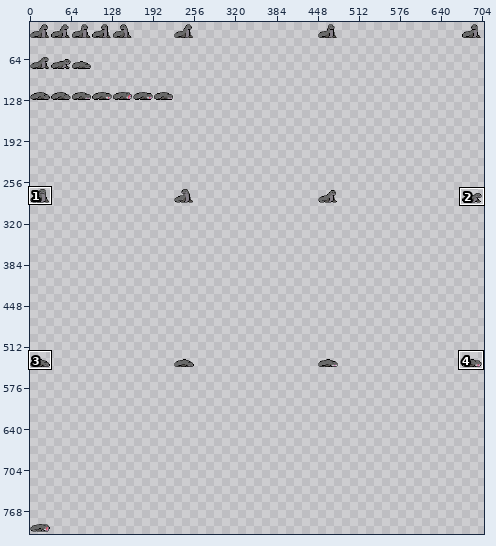
File history of a sprite sheet, assets/aseprite/seal.png. The picture above shows the old version from afar; the outline marks the close-up.
Close-up. As it was:
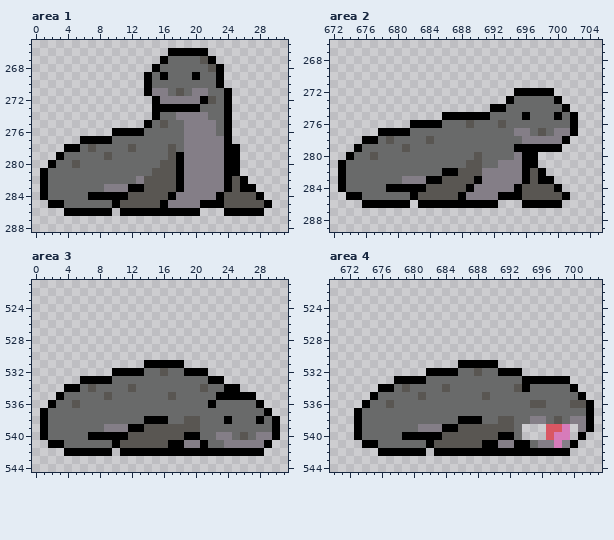
The file is 896x1024 pixels. Shown: area 1: x 0..31, y 265..288; area 2: x 672..705, y 266..289; area 3: x 0..31, y 521..544; area 4: x 670..703, y 521..544. The wide view leaves out empty margins. The commit also changed other parts of the picture, which this record leaves out.
New version:
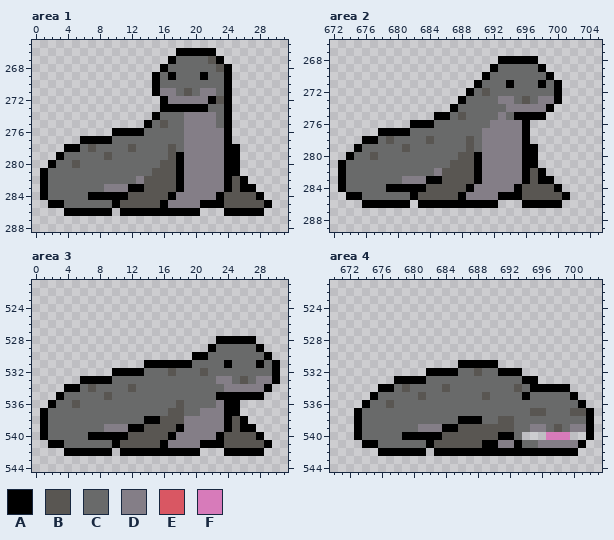
Palette (. is transparent): A #000000  B #595652  C #696a6a  D #847e87  E #d95763  F #d77bba
Diff:
Area 1:
y 266: x 17 A -> .; x 22 . -> A
y 267: x 16..17 AC -> .A; x 21..23 BA. -> CBA
y 268: x 15..16 AC -> .A; x 22..24 BA. -> CBA
y 269: x 14..17 ACAC -> .ACA; x 20..21 AC -> CA; x 23..24 A. -> CA
y 270: x 14..15 AC -> .A; x 23..24 A. -> CA
y 271: x 14..15 AD -> .A; x 17..20 CBCD -> DCBC; x 22 C -> D
y 272: x 15..16 AD -> .A; x 21..23 ABC -> DAB
y 273: x 15 A -> .; x 21 C -> A
y 274: x 18 D -> C; x 22 C -> D
y 276: x 23 C -> D
Area 2:
y 268: x 693..697 ..... -> AAAAA
y 269: x 692..698 ....... -> ACCCCCA
y 270: x 691..699 ......... -> ACCCCCCCA
y 271: x 690..700 ........... -> ACCCACCCACA
y 272: x 689..700 ......AAAAA. -> ACBCCCCCCCCA
y 273: x 688..694 ......A -> ACCCCDD; x 696 C -> B; x 698..699 CC -> DD
y 274: x 687..701 .....AACCCCCCCA -> ACCCCCCDDDDDA..
y 275: x 685 . -> A; x 687..691 AAAAA -> CBCCC; x 693 C -> D; x 695 C -> A; x 697..702 CCCACA -> AA....
y 276: x 685 A -> C; x 689 B -> C; x 692..702 CBCCCCCCCCA -> DDDDA......
y 277: x 691..694 CCCC -> DDDD; x 696..702 DCBCDDA -> A......
y 278: x 689 C -> B; x 691..701 CCCCCDDDDDA -> DDDDDA.....
y 279: x 689 C -> B; x 691..695 CCCCA -> DDDDD; x 698..700 AAA -> ...
y 280: x 688..694 CCBCCCC -> BBADDDD
y 281: x 687..688 CC -> BB; x 690..692 BCC -> ADD
y 282: x 685..687 CAA -> DBB; x 690 B -> A
Area 3:
y 528: x 23..27 ..... -> AAAAA
y 529: x 22..28 ....... -> ACCCCCA
y 530: x 20..29 .......... -> AACCCCCCCA
y 531: x 19..30 ............ -> ACCCCACCCACA
y 532: x 16..17 BC -> CB; x 19..30 AAA......... -> CCBCCCCCCCCA
y 533: x 22..30 AA....... -> CDDCBCDDA
y 534: x 21 B -> C; x 24..29 AA.... -> DDDDDA
y 535: x 17 B -> C; x 28 . -> A
y 536: x 18 C -> B; x 22..28 ACCCCCA -> CDAA...
y 537: x 17..18 CC -> BB; x 21..29 CCCCCCCCA -> DDDAA....
y 538: x 16..23 ACCBBCCC -> BBBDDDDD; x 25..30 CCCACA -> BA....
y 539: x 18..30 BBBCCCCCCCCCA -> ADDDDDABAA...
y 540: x 17..25 BBAACCDDC -> ADDDDDABB; x 27..30 CDDA -> BA..
y 541: x 16..18 BAA -> ADD; x 22..28 CCDDDDD -> AABBBBB
y 542: x 21..23 AAA -> ...
Area 4:
y 533: x 696..699 AAAA -> ....
y 534: x 694..700 ACCCCCA -> CAAAAA.
y 535: x 694 C -> A; x 700..701 CA -> A.
y 536: x 695..696 BB -> CC; x 700..702 BBA -> CA.
y 537: x 695..696 CC -> BB; x 700..701 CC -> BB
y 538: x 695..696 DD -> CC; x 698 B -> C; x 700..701 DD -> CC
y 539: x 694..700 ...EEF. -> CDDCBCD
y 540: x 697 E -> F; x 701..702 A. -> .A
y 541: x 694 A -> C; x 698 F -> D; x 700..701 A. -> DA
y 542: x 700 . -> A
